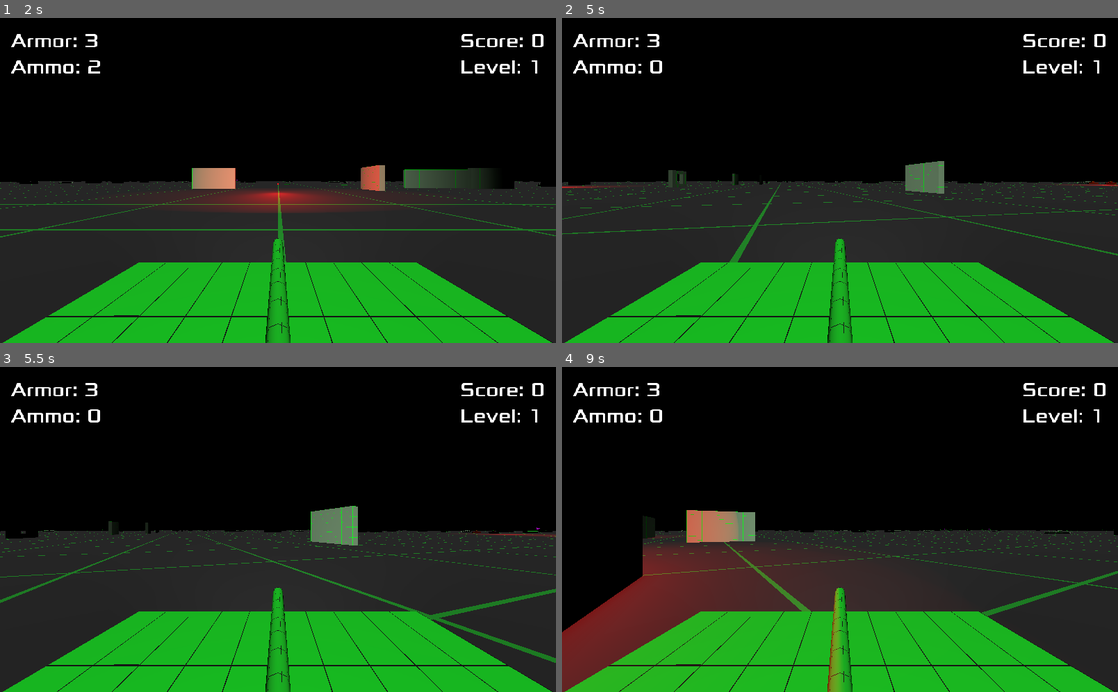
Above: before the commit, frames 1-4 (two rows, left to right).
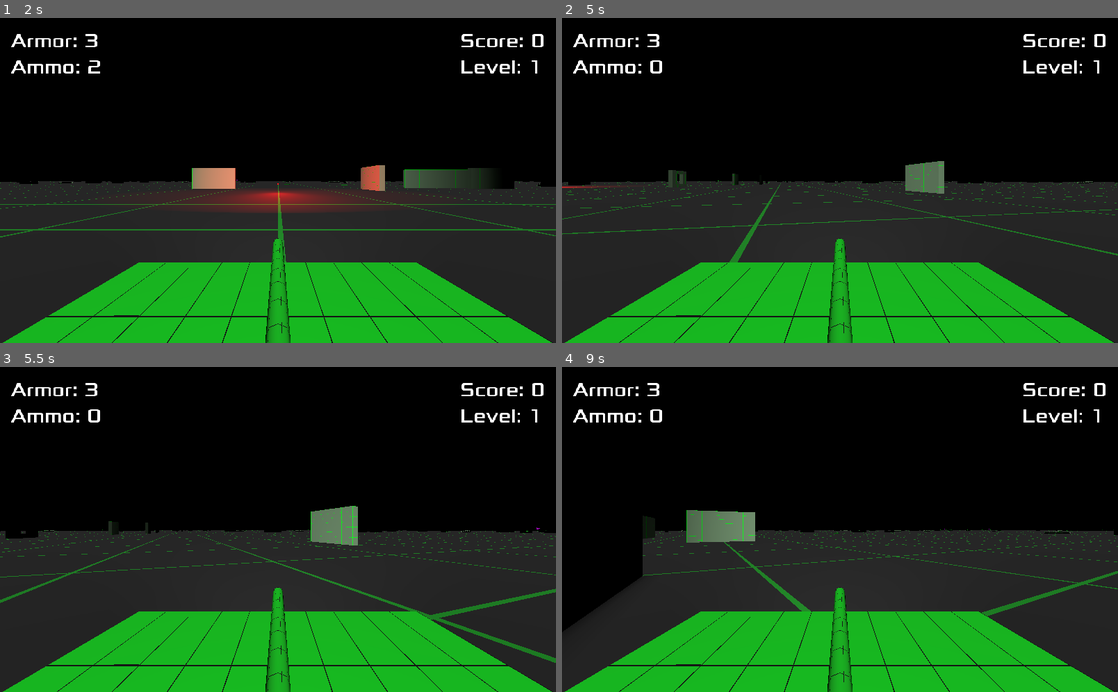
Above: after the commit, the same moments.

Repository: Kromey/spectre
Game: Godot game, scene res://Main.tscn
The game is run twice, just before and just after one commit, with the same random seed, the same clock (stepped at 60 frames per second) and the same inputs.
Inputs:
- Up to frame 1 (2 s): hold Space (action_shoot) 0.53-1.28 s; hold W (movement_forward) from 0.53 s (still down); tap Space (action_shoot) at 1.35 s
- Up to frame 2 (5 s): release W (movement_forward) at 2.03 s; hold Space (action_shoot) 2.03-2.78 s; hold A (movement_left) 2.03-3.53 s; tap Space (action_shoot) at 2.85, 4.35 s; hold S (movement_backward) 3.53-4.28 s; hold Space (action_shoot) 3.53-4.28 s; hold D (movement_right) from 4.28 s (still down)
- Up to frame 3 (5.5 s): release D (movement_right) at 5.03 s; hold W (movement_forward) from 5.03 s (still down); hold Space (action_shoot) from 5.03 s (still down)
- Up to frame 4 (9 s): release W (movement_forward) at 5.78 s; release Space (action_shoot) at 5.78 s; hold D (movement_right) 5.78-8.03 s; tap Space (action_shoot) at 5.85, 7.35, 8.85 s; hold Space (action_shoot) 6.53-7.28 s; hold S (movement_backward) 8.03-8.78 s; hold Space (action_shoot) 8.03-8.78 s; hold A (movement_left) from 8.78 s (still down)

Frame 1 is identical in both runs. In frame 2, less than 0.1% of the frame differs, in the area x 89-100%, y 50-52%; in frame 3, 0.1%; in frame 4, 10%, in the area x 0-51%, y 44-100%.

Commit message:
Improve AI target selection

Diff:
--- a/Main.gd
+++ b/Main.gd
@@ -53,6 +53,7 @@
 
 		var flag = Flag.instance()
 		flag.translate(Vector3(x, 0, z))
+		flag.add_to_group("goals")
 		if flag.translation.distance_to(player.translation) > 50:
 			add_child(flag)
 			_e = flag.connect("body_entered", self, "_on_flag_pickup", [flag])
--- a/tanks/AITank.gd
+++ b/tanks/AITank.gd
@@ -1,43 +1,51 @@
 extends "res://tanks/BaseTank.gd"
 
-export(float) var MAX_CHASE_DISTANCE = 40
+export(float) var MAX_ENGAGE_DISTANCE = 30
+export(float) var MAX_CHASE_DISTANCE = 80
 
 var kill_target
 
-# Called when the node enters the scene tree for the first time.
-#func _ready():
-#	kill_target = get_tree().get_nodes_in_group("player")[0]
+func _physics_process(delta):
+	if is_instance_valid(kill_target):
+		var dist = translation.distance_to(kill_target.translation)
+		if dist <= MAX_CHASE_DISTANCE:
+			# Get direction to target; dot product >0 if in front, else behind
+			var to_target = kill_target.translation.direction_to(translation)
+			var dot = transform.basis.z.dot(to_target)
 
-func _physics_process(delta):
-	if is_instance_valid(kill_target) and translation.distance_to(kill_target.translation) <= MAX_CHASE_DISTANCE:
-		# Get direction to target; dot product >0 if in front, else behind
-		var to_target = kill_target.translation.direction_to(translation)
-		var dot = transform.basis.z.dot(to_target)
+			var facing_cone = 0.75
+			var fire_cone = 0.90
+			if dot > facing_cone:
+				# Target is in front of us
+				drive(Direction.FORWARD, delta)
 
-		var facing_cone = 0.75
-		var fire_cone = 0.90
-		if dot > facing_cone:
-			# Target is in front of us
-			drive(Direction.FORWARD, delta)
+				if dot > fire_cone and dist <= GUN_RANGE * 0.9:
+					# Target is directly in front of us and in range!
+					shoot()
+			elif dot < -facing_cone:
+				# Target is behind us
+				drive(Direction.BACK, delta)
 
-			if dot > fire_cone:
-				# Target is directly in front of us!
-				shoot()
-		elif dot < -facing_cone:
-			# Target is behind us
-			drive(Direction.BACK, delta)
-
-		# Is target left or right of us?
-		var cross = transform.basis.z.cross(to_target).y
-		var turn_threshold = 0.08
-		if cross > turn_threshold:
-			turn(Direction.LEFT, delta)
-		elif cross < -turn_threshold:
-			turn(Direction.RIGHT, delta)
+			# Is target left or right of us?
+			var cross = transform.basis.z.cross(to_target).y
+			var turn_threshold = 0.08
+			if cross > turn_threshold:
+				turn(Direction.LEFT, delta)
+			elif cross < -turn_threshold:
+				turn(Direction.RIGHT, delta)
+			elif dot < 0:
+				# Target is behind us AND we're not already turning
+				# Turn in an arbitrary direction
+				turn(Direction.RIGHT, delta)
+		else:
+			kill_target = null
 	else:
-		var players = get_tree().get_nodes_in_group("player")
-		if players.size() > 0:
-			kill_target = players[0]
+		var dist = INF
+		for target in get_tree().get_nodes_in_group("player"):
+			var target_dist = translation.distance_to(target.translation)
+			if target_dist <= MAX_ENGAGE_DISTANCE and target_dist < dist:
+				kill_target = target
+				dist = target_dist
 
 	if ammo == 0 and !reloading:
 		reload()
